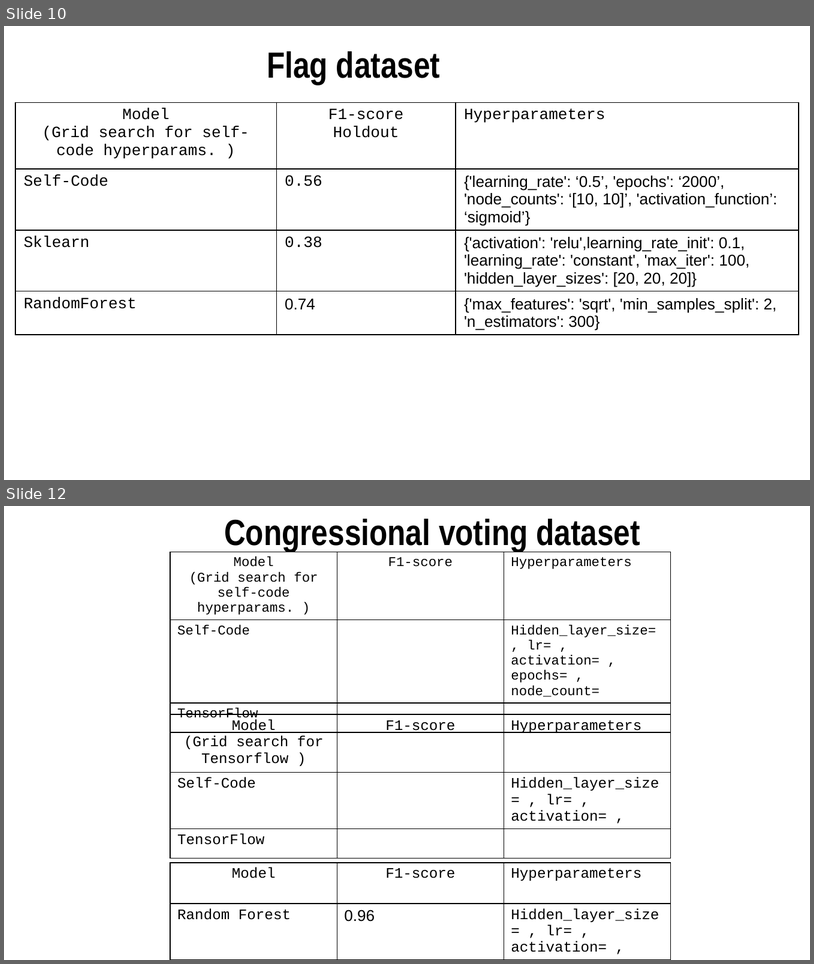
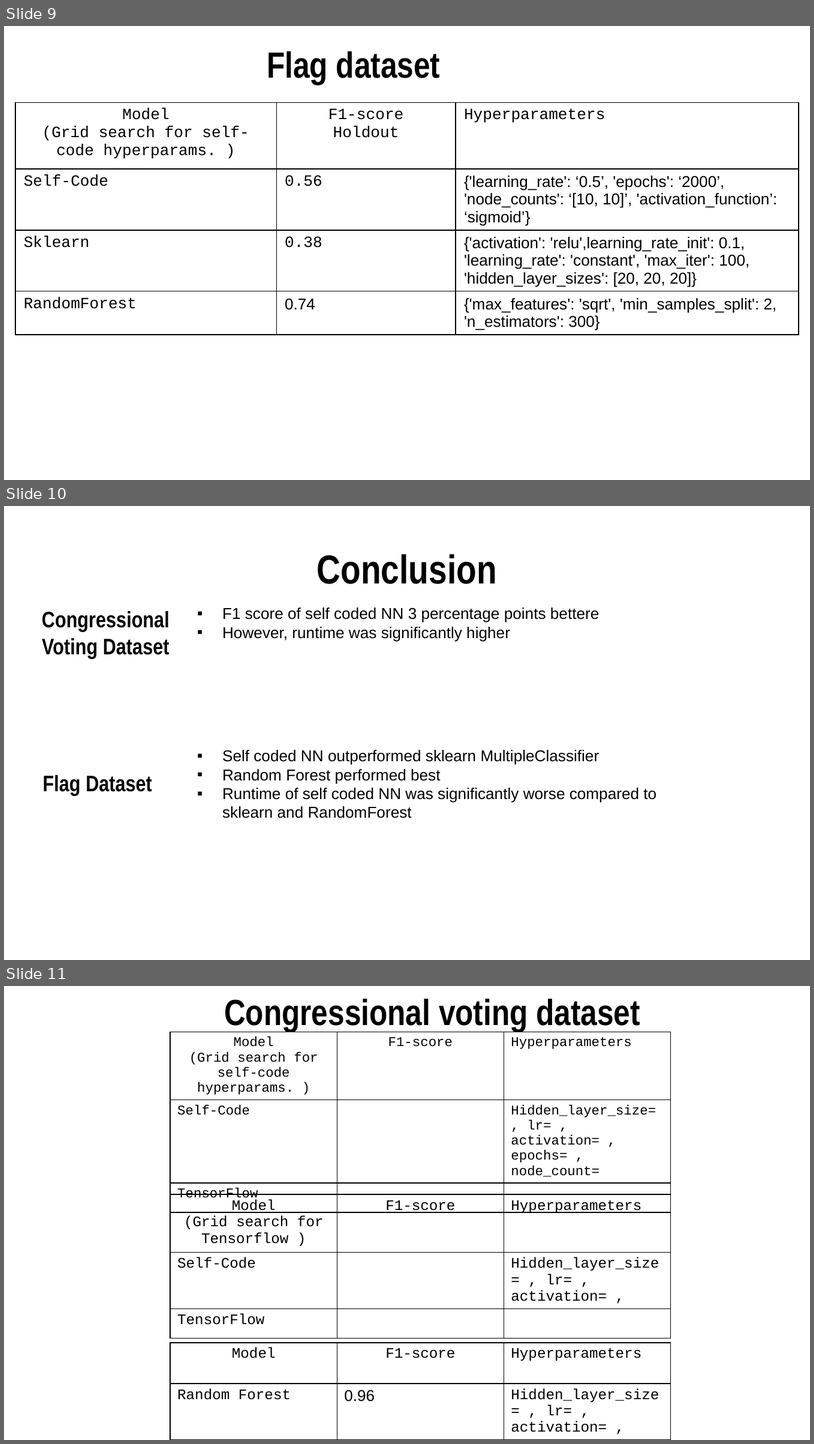
Before and after one commit to vschweitzer/ML_SS_23, a slide deck: src/NN_presentation.pptx. Shown one above the other, each under a label of ours: slides 10 and 12 before the commit, slides 9, 10 and 11 after it; the slides between them are not shown. The pictures are 814x964 and 814x1444 pixels, drawn with LibreOffice and Linux fonts; fonts in the diff are those of the drawing. Boxes give left, top, right and bottom in pixels: in the first picture for what was removed or moved away, otherwise in the second. Text is boxed around its words. In the diff, an @@ line names an element or a change of style, - is before the commit and + after.

```diff
--- a/src/NN_presentation.pptx
+++ b/src/NN_presentation.pptx
@@ slide 10 added at [4,506,810,960], background #FFFFFF @@
@@ title added at [317,554,497,584], 36 pt, text #000000, bold @@
+Conclusion
@@ text added at [42,611,170,658], 20 pt, text #000000, bold @@
+Congressional Voting Dataset
@@ text added at [222,607,599,642], 14 pt, text #000000 @@
+▪ F1 score of self coded NN 3 percentage points bettere
+▪ However, runtime was significantly higher
@@ text added at [222,750,657,818], 14 pt, text #000000 @@
+▪ Self coded NN outperformed sklearn MultipleClassifier
+▪ Random Forest performed best
+▪ Runtime of self coded NN was significantly worse compared to sklearn and RandomForest
@@ text added at [43,775,152,795], 20 pt, text #000000, bold @@
+Flag Dataset
@@ what was slide 10 is now slide 9 @@
@@ what was slide 12 is now slide 11 @@
```
Also in this commit, not shown: 1 slide removed.
